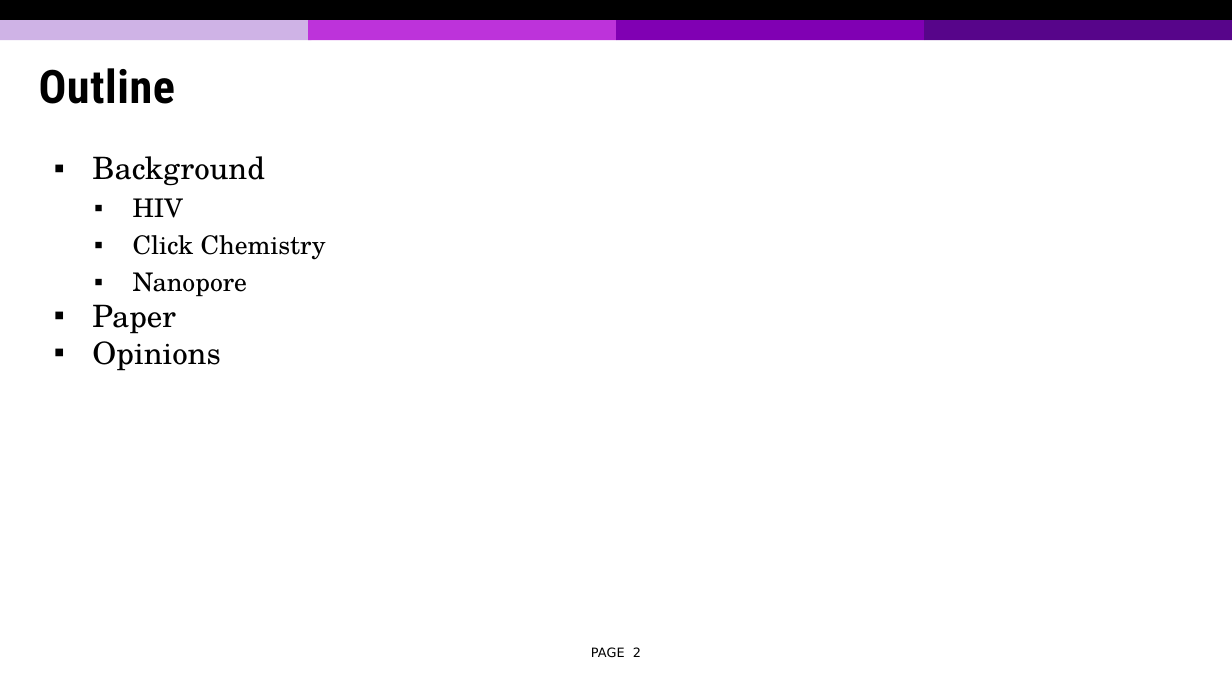
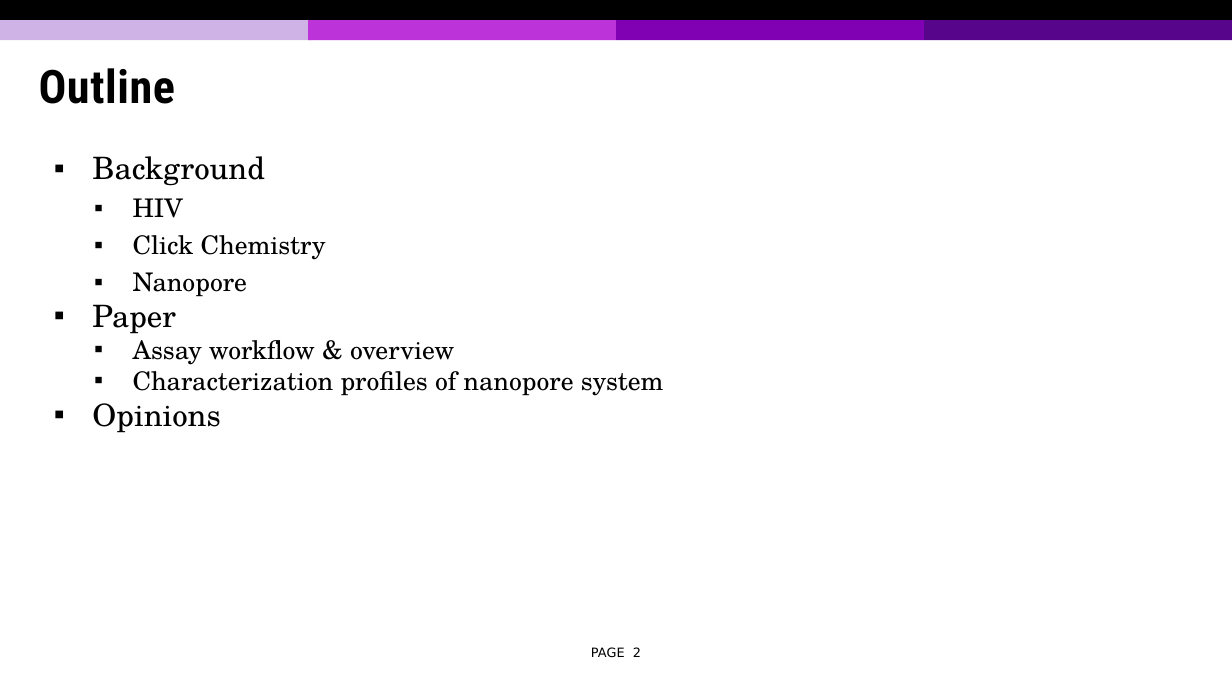
Before and after one commit to tonymin/ECE730, a slide deck: slide 2 of Presentation 2.pptx. Drawn at 1232x693 pixels with LibreOffice and Linux fonts; fonts in the diff are those of the drawing; background and template pictures are left out. Boxes give left, top, right and bottom in pixels: in the first picture for what was removed or moved away, otherwise in the second. Text is boxed around its words. In the diff, an @@ line names an element or a change of style, - is before the commit and + after.

Commit message:
update

```diff
--- a/Presentation 2.pptx
+++ b/Presentation 2.pptx
@@ text at (133, 333, 664, 396): paragraphs added @@
+  ▪ Assay workflow & overview
+  ▪ Characterization profiles of nanopore system
```
Also in this commit, not shown: 7 slides added, 1 slide removed.
